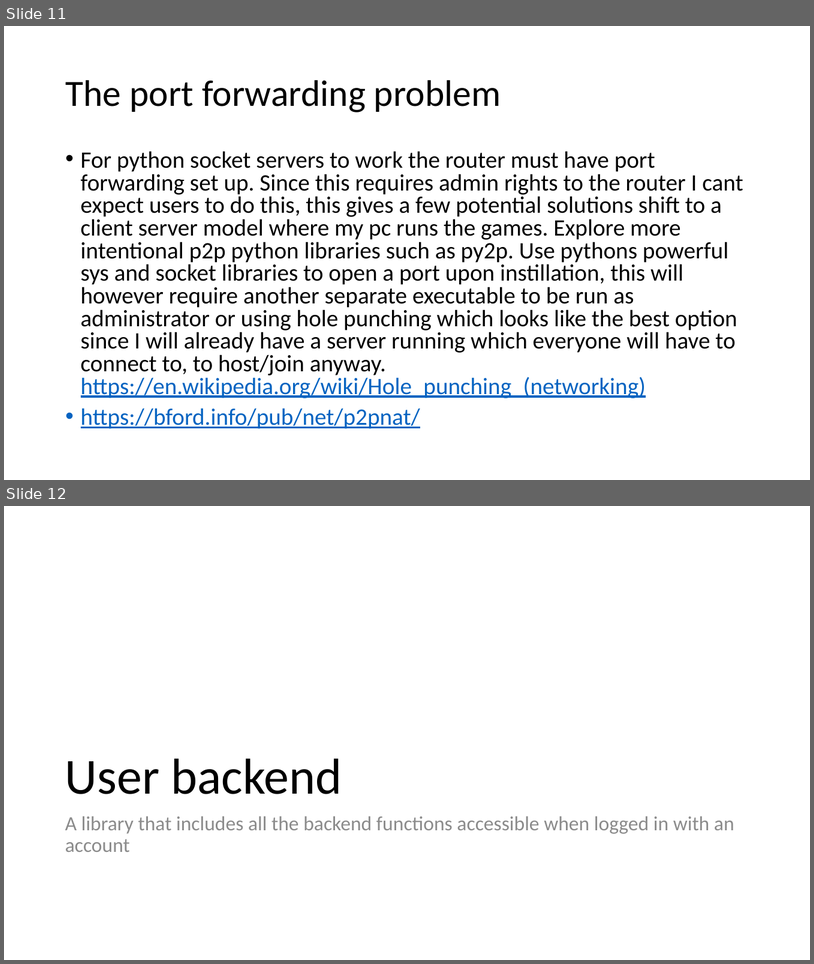
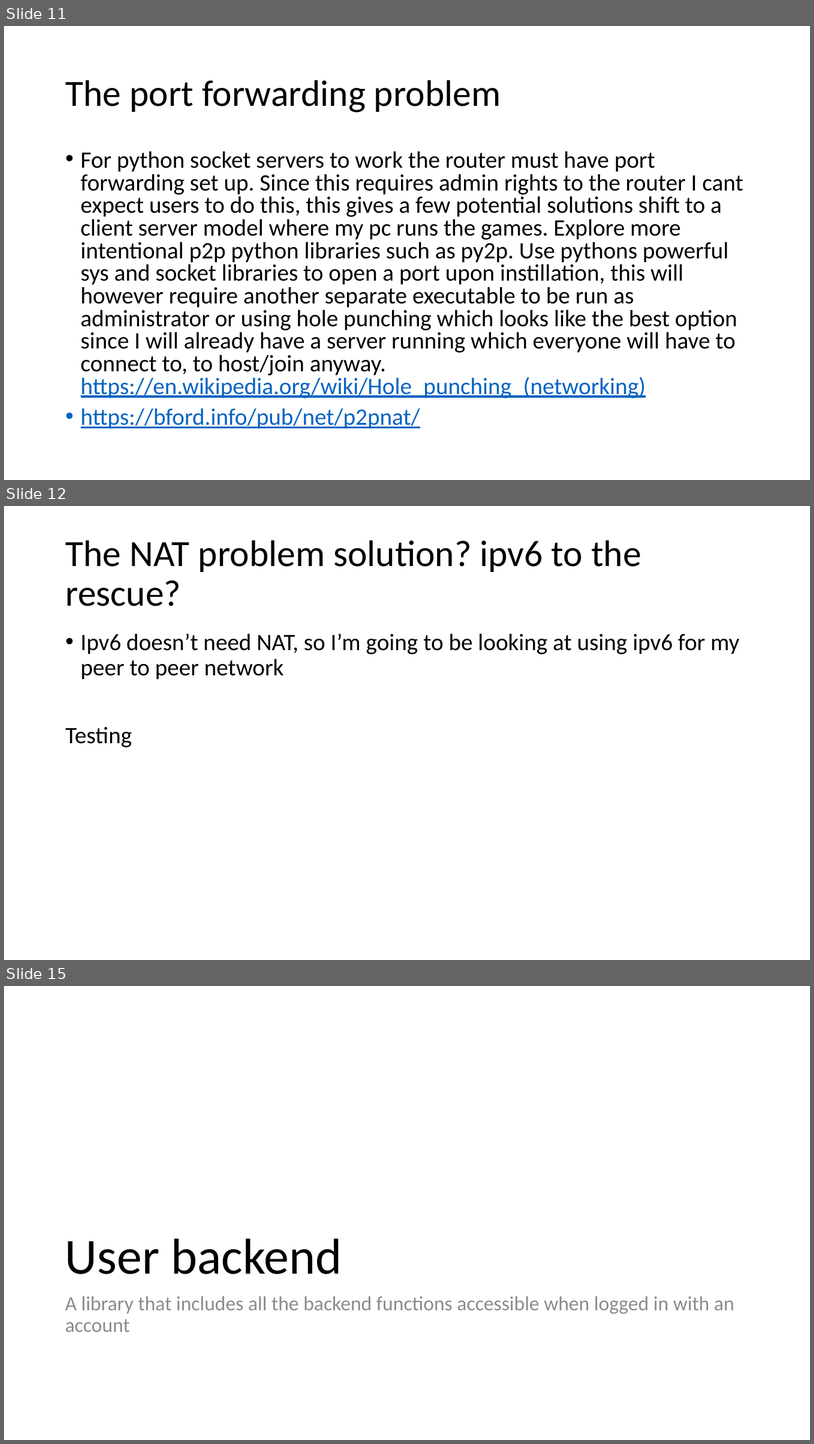
Before and after one commit to curtben1/actualCoursework, a slide deck: dev log.pptx. Shown one above the other, each under a label of ours: slides 11 and 12 before the commit, slides 11, 12 and 15 after it; the slides between them are not shown. The pictures are 814x964 and 814x1444 pixels, drawn with LibreOffice and Linux fonts; fonts in the diff are those of the drawing. Boxes give left, top, right and bottom in pixels: in the first picture for what was removed or moved away, otherwise in the second. Text is boxed around its words. In the diff, an @@ line names an element or a change of style, - is before the commit and + after.

Commit message:
ipv6 to the rescue

```diff
--- a/dev log.pptx
+++ b/dev log.pptx
@@ slide 12 added at <box>4,506,810,960</box>, background #FFFFFF @@
@@ title added at <box>65,540,642,606</box>, 44 pt, text #000000 @@
+The NAT problem solution? ipv6 to the rescue?
@@ text added at <box>65,633,740,747</box>, 28 pt, text #000000 @@
+• Ipv6 doesn’t need NAT, so I’m going to be looking at using ipv6 for my peer to peer network
+Testing
@@ what was slide 12 is now slide 15 @@
```
Also in this commit, not shown: 2 other slides added, 1 other file.
